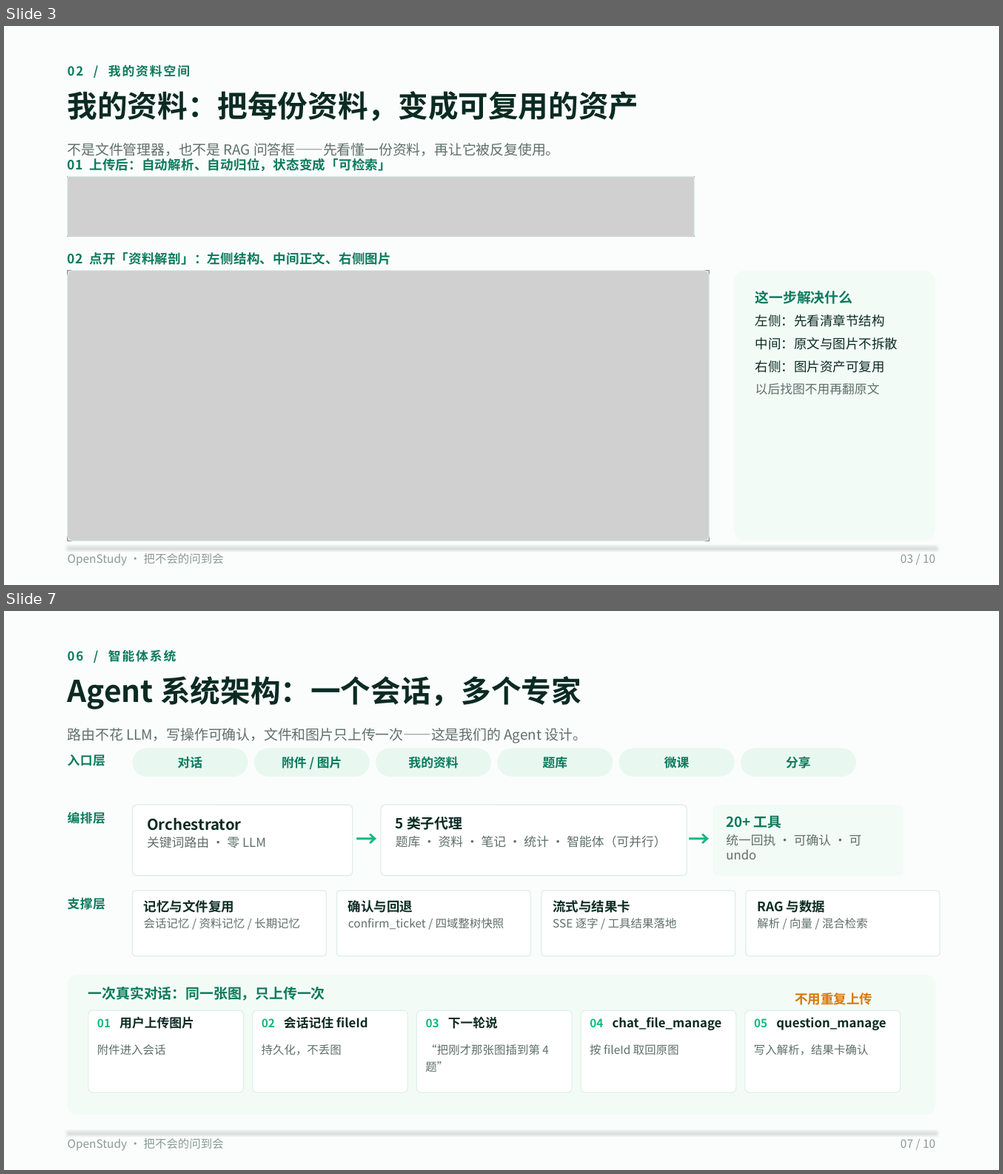
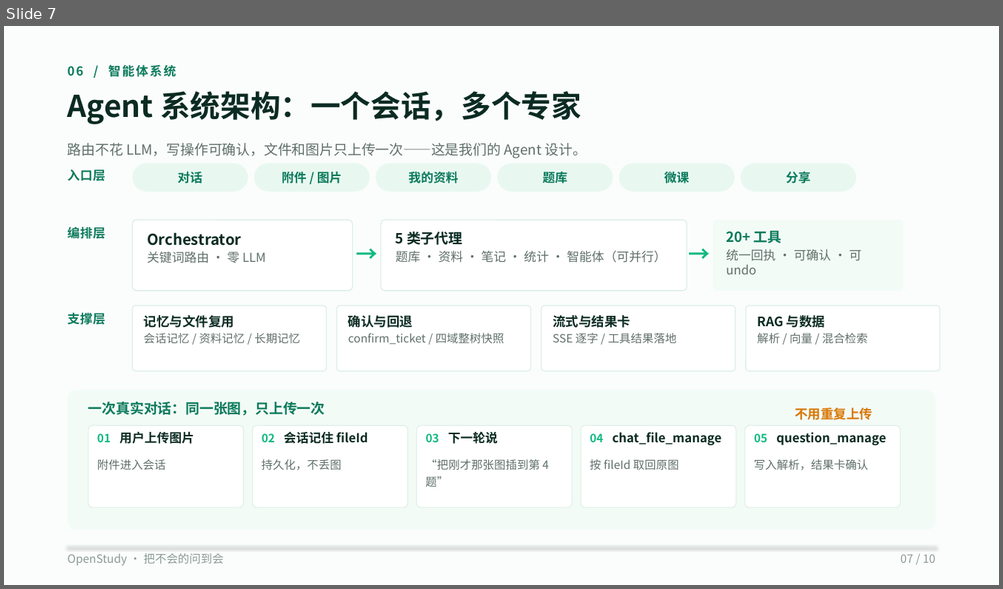
Before and after one commit to wufeng1234567/openstudy-fastapi-ts, a slide deck: doc/competition/OpenStudy-10页-V3-码道版.pptx. Shown one above the other, each under a label of ours: slides 3 and 7 before the commit, slide 7 after it; the slides between them are not shown. The pictures are 1003x1174 and 1003x589 pixels, drawn with LibreOffice and Linux fonts; fonts in the diff are those of the drawing; grey boxes stand for pictures. Boxes give left, top, right and bottom in pixels: in the first picture for what was removed or moved away, otherwise in the second. Text is boxed around its words. In the diff, an @@ line names an element or a change of style, - is before the commit and + after.

Commit message:
feat: 学习材料诊疗室：体检、整理手术台、资产装配与原文依据

```diff
--- a/doc/competition/OpenStudy-10页-V3-码道版.pptx
+++ b/doc/competition/OpenStudy-10页-V3-码道版.pptx
@@ slide 3 removed at (4,26,999,585), background #FFFFFF @@
@@ rectangle removed at (4,26,999,585) @@
@@ text removed at (68,64,190,77) @@
-02 / 我的资料空间
@@ text removed at (68,91,639,121) @@
-我的资料：把每份资料，变成可复用的资产
@@ text removed at (68,143,560,159) @@
-不是文件管理器，也不是 RAG 问答框——先看懂一份资料，再让它被反复使用。
@@ text removed at (68,158,391,172) @@
-01 上传后：自动解析、自动归位，状态变成「可检索」
@@ picture removed at (68,177,694,236) @@
@@ rounded rectangle removed at (68,177,694,236) @@
@@ text removed at (68,252,391,265) @@
-02 点开「资料解剖」：左侧结构、中间正文、右侧图片
@@ picture removed at (68,271,709,542) @@
@@ rounded rectangle removed at (68,271,709,542) @@
@@ rounded rectangle removed at (734,271,935,542) @@
-这一步解决什么
-左侧：先看清章节结构
-中间：原文与图片不拆散
-右侧：图片资产可复用
-以后找图不用再翻原文
@@ line removed from (68, 547) to (935, 547) @@
@@ text removed at (68,554,224,566) @@
-OpenStudy · 把不会的问到会
@@ text removed at (900,554,935,563) @@
-03 / 10
```
Also in this commit, not shown: 6 slides changed, 3 slides added, 2 other slides removed, 28 other files.
